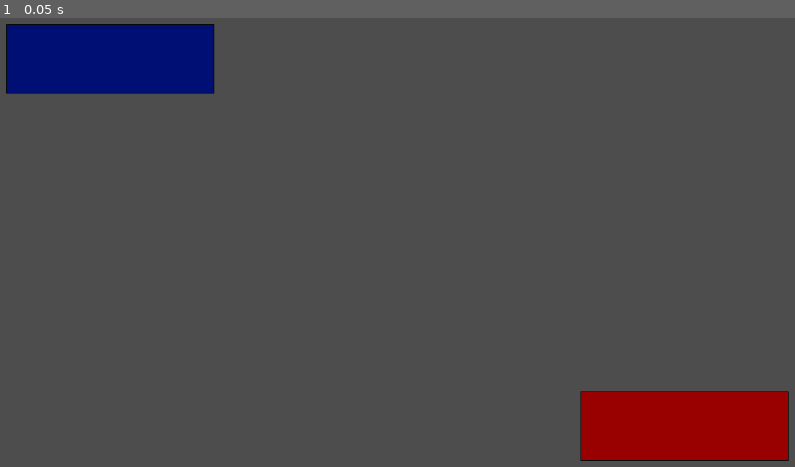
Above: before the commit, frame 1.
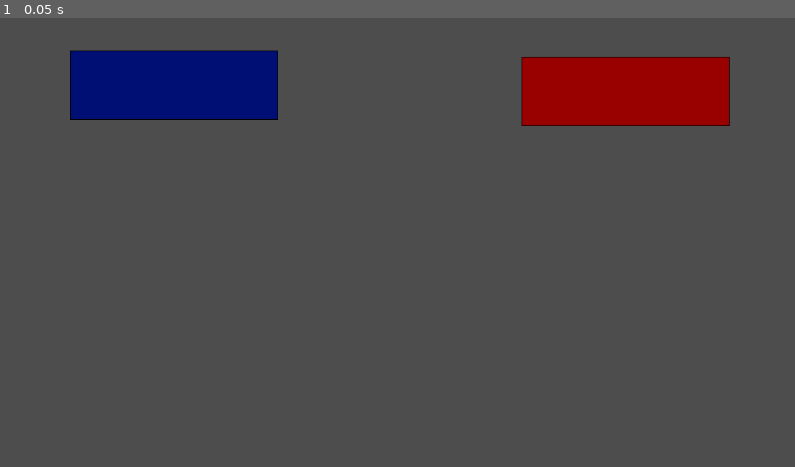
Above: after the commit, the same moment.

Repository: mcas2/ancient_tactics
Game: Godot game, scene res://Main.tscn
The game is run twice, just before and just after one commit, with the same random seed, the same clock (stepped at 60 frames per second) and the same inputs.
Inputs:
- Up to frame 1 (0.05 s): no input

The runs differ from the first frame. In frame 1, 13% of the frame differs, in the area x 0-100%, y 1-99%.

Commit message:
Scene stratification

Diff:
--- a/Main.gd
+++ b/Formation.gd
@@ -1,5 +1,4 @@
 extends Node
-
 
 # Called when the node enters the scene tree for the first time.
 func _ready():
--- /dev/null
+++ b/Formation.tscn
@@ -0,0 +1,33 @@
+[gd_scene load_steps=6 format=3 uid="uid://du8173h7rlq3f"]
+
+[ext_resource type="Script" path="res://Ally.gd" id="1_l3yqm"]
+[ext_resource type="Texture2D" uid="uid://btlclwseu0a3v" path="res://images/formation_blue.png" id="2_ov7o8"]
+[ext_resource type="Script" path="res://Enemy.gd" id="3_pnwcc"]
+[ext_resource type="Texture2D" uid="uid://cw33kp8gc7mlo" path="res://images/formation_red.png" id="4_nr1wr"]
+
+[sub_resource type="RectangleShape2D" id="RectangleShape2D_t3nlm"]
+size = Vector2(300, 100)
+
+[node name="Formation" type="Node2D"]
+
+[node name="AllyFormation" type="CharacterBody2D" parent="."]
+position = Vector2(251, 97)
+input_pickable = true
+script = ExtResource("1_l3yqm")
+
+[node name="AllyFormationSprite" type="Sprite2D" parent="AllyFormation"]
+texture = ExtResource("2_ov7o8")
+
+[node name="CollisionShape2D" type="CollisionShape2D" parent="AllyFormation"]
+shape = SubResource("RectangleShape2D_t3nlm")
+
+[node name="EnemyFormation" type="CharacterBody2D" parent="."]
+position = Vector2(902, 106)
+input_pickable = true
+script = ExtResource("3_pnwcc")
+
+[node name="EnemyFormationSprite" type="Sprite2D" parent="EnemyFormation"]
+texture = ExtResource("4_nr1wr")
+
+[node name="CollisionShape2D" type="CollisionShape2D" parent="EnemyFormation"]
+shape = SubResource("RectangleShape2D_t3nlm")
--- a/Main.tscn
+++ b/Main.tscn
@@ -1,35 +1,9 @@
-[gd_scene load_steps=7 format=3 uid="uid://cihmox84ufbsm"]
+[gd_scene load_steps=3 format=3 uid="uid://ckbgw7dwxhrln"]
 
-[ext_resource type="Script" path="res://Main.gd" id="1_b6lgy"]
-[ext_resource type="Script" path="res://Ally.gd" id="1_vhliu"]
-[ext_resource type="Texture2D" uid="uid://btlclwseu0a3v" path="res://images/formation_blue.png" id="2_so6tx"]
-[ext_resource type="Script" path="res://Enemy.gd" id="3_po2b1"]
-[ext_resource type="Texture2D" uid="uid://cw33kp8gc7mlo" path="res://images/formation_red.png" id="4_jn2jo"]
+[ext_resource type="Script" path="res://Formation.gd" id="1_qr2uw"]
+[ext_resource type="PackedScene" uid="uid://du8173h7rlq3f" path="res://Formation.tscn" id="2_2d8de"]
 
-[sub_resource type="RectangleShape2D" id="RectangleShape2D_rv3ib"]
-size = Vector2(300, 100)
+[node name="MainNode" type="Node"]
+script = ExtResource("1_qr2uw")
 
-[node name="Node" type="Node"]
-script = ExtResource("1_b6lgy")
-
-[node name="AllyFormation" type="CharacterBody2D" parent="."]
-position = Vector2(159, 59)
-input_pickable = true
-script = ExtResource("1_vhliu")
-
-[node name="AllyFormationSprite" type="Sprite2D" parent="AllyFormation"]
-texture = ExtResource("2_so6tx")
-
-[node name="CollisionShape2D" type="CollisionShape2D" parent="AllyFormation"]
-shape = SubResource("RectangleShape2D_rv3ib")
-
-[node name="EnemyFormation" type="CharacterBody2D" parent="."]
-position = Vector2(987, 589)
-input_pickable = true
-script = ExtResource("3_po2b1")
-
-[node name="EnemyFormationSprite" type="Sprite2D" parent="EnemyFormation"]
-texture = ExtResource("4_jn2jo")
-
-[node name="CollisionShape2D" type="CollisionShape2D" parent="EnemyFormation"]
-shape = SubResource("RectangleShape2D_rv3ib")
+[node name="Formation" parent="." instance=ExtResource("2_2d8de")]
